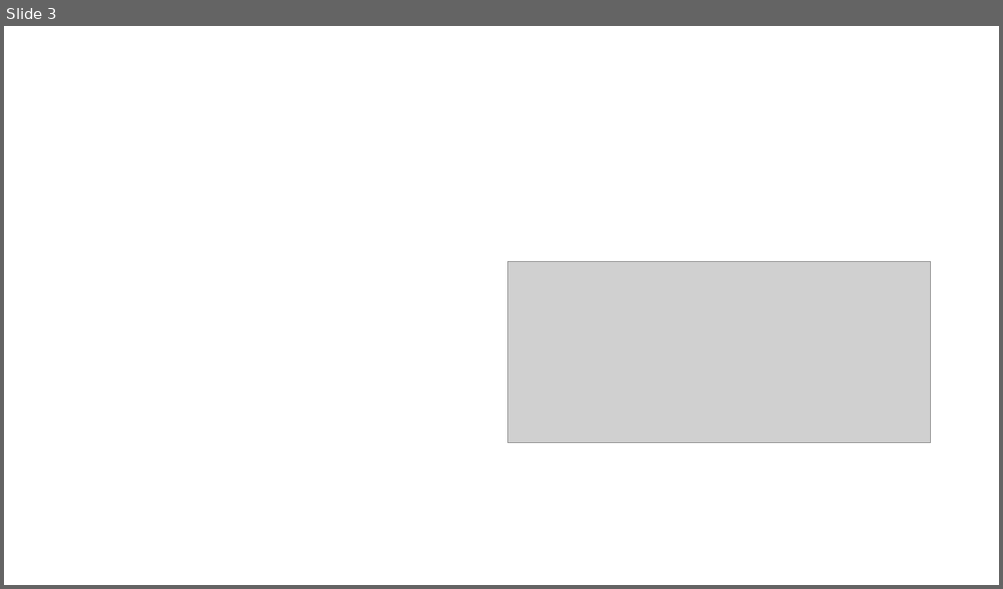
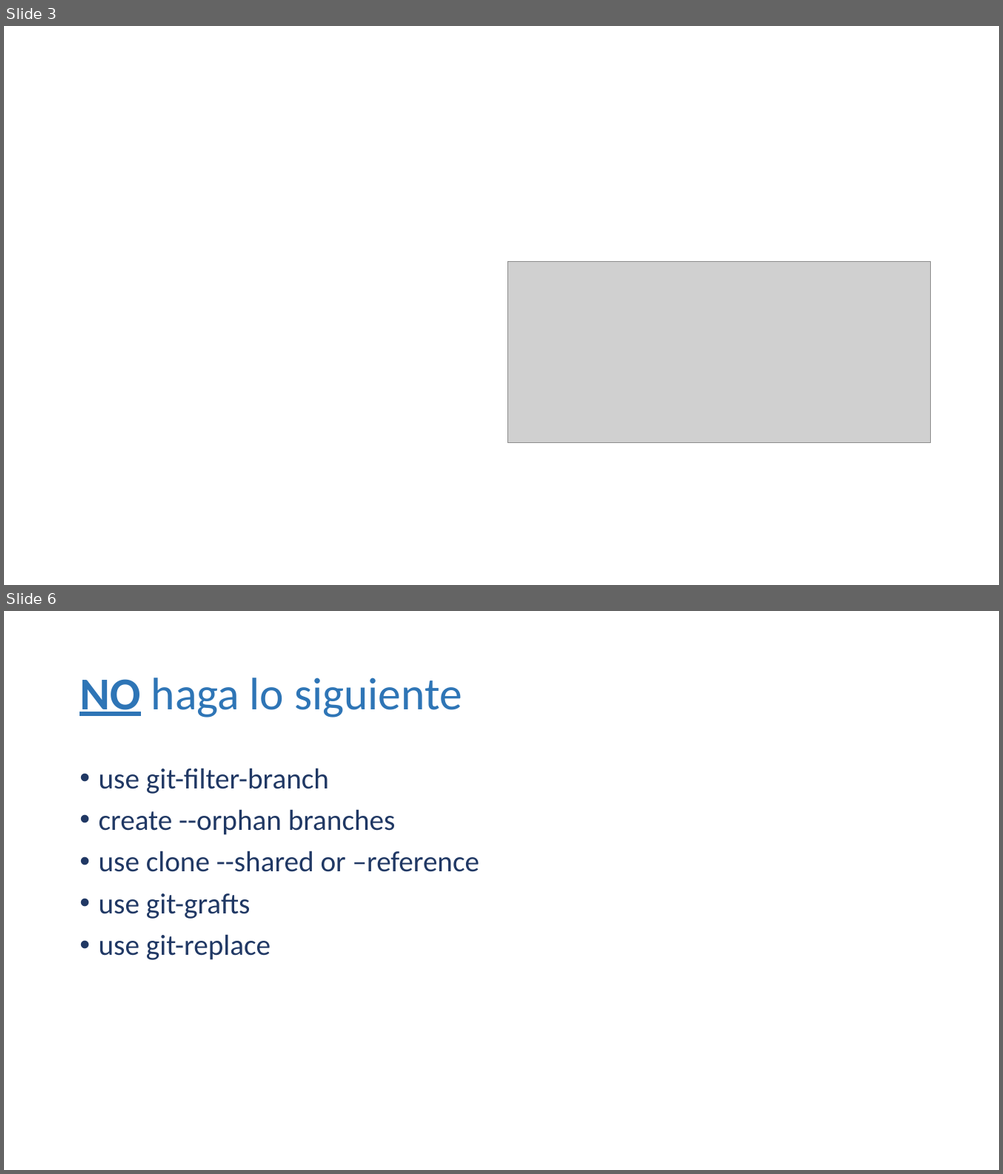
Before and after one commit to upcevo201402/bpm-btm, a slide deck: Gestion_Configuracion/Guía Básica SCM para el Proyecto.pptx. Shown one above the other, each under a label of ours: slide 3 before the commit, slides 3 and 6 after it; the slides between them are not shown. The pictures are 1003x589 and 1003x1174 pixels, drawn with LibreOffice and Linux fonts; fonts in the diff are those of the drawing; grey boxes stand for pictures. Boxes give left, top, right and bottom in pixels: in the first picture for what was removed or moved away, otherwise in the second. Text is boxed around its words. In the diff, an @@ line names an element or a change of style, - is before the commit and + after.

```diff
--- a/Gestion_Configuracion/Guía Básica SCM para el Proyecto.pptx
+++ b/Gestion_Configuracion/Guía Básica SCM para el Proyecto.pptx
@@ slide 6 added at bbox=[4, 611, 999, 1170], background #FFFFFF @@
@@ title added at bbox=[79, 678, 462, 718], 44 pt, text #2E75B6 @@
+NO haga lo siguiente
@@ text added at bbox=[99, 768, 479, 960], 28 pt, text #203864 @@
+• use git-filter-branch
+• create --orphan branches
+• use clone --shared or –reference
+• use git-grafts
+• use git-replace
```
Also in this commit, not shown: 2 other slides added, 32 other files.
